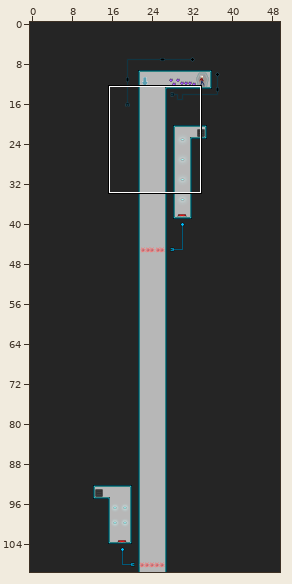
Tiled map, stored at map-src/skyfall.tmx. Above, an overview of the earlier version with the close-up marked.
Close-up. The starting point:
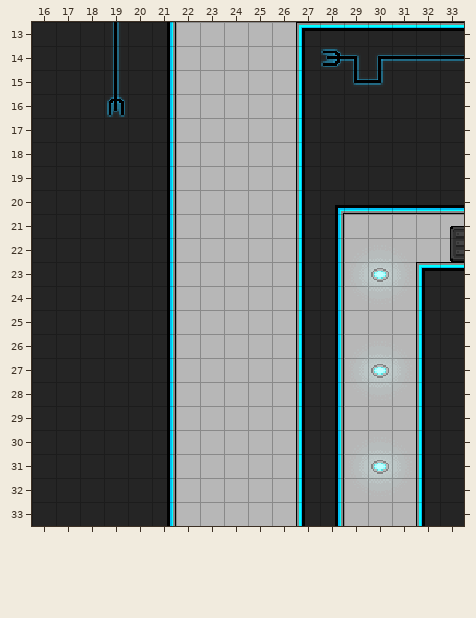
Cells are 16x16 px. Shown: x 16..33, y 13..33. The commit also changed other parts of the map, which this record leaves out.
After the commit:
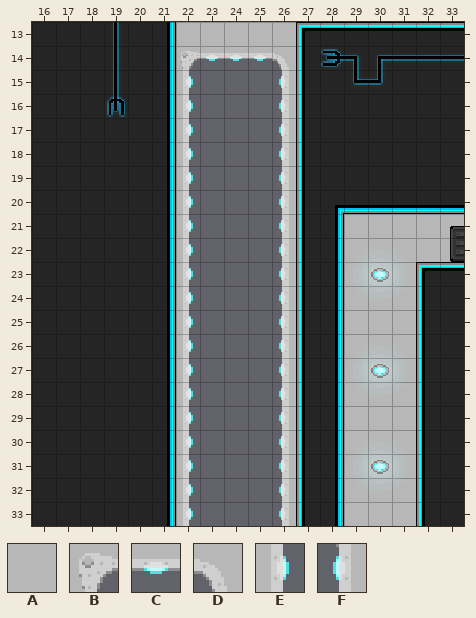
Key: from "main": A 244, B 247, C 248, D 249, E 272, F 274.
_ is an empty cell.
Changes in this commit:
Layer "Tile Layer 1":
y 14: x 22..26 AAAAA -> BCCCD
y 15..33: x 22..26 AAAAA -> E___F
Pixel boxes of the changes (left, top, right, bottom) in both close-ups:
changed: (181, 51, 289, 526)
